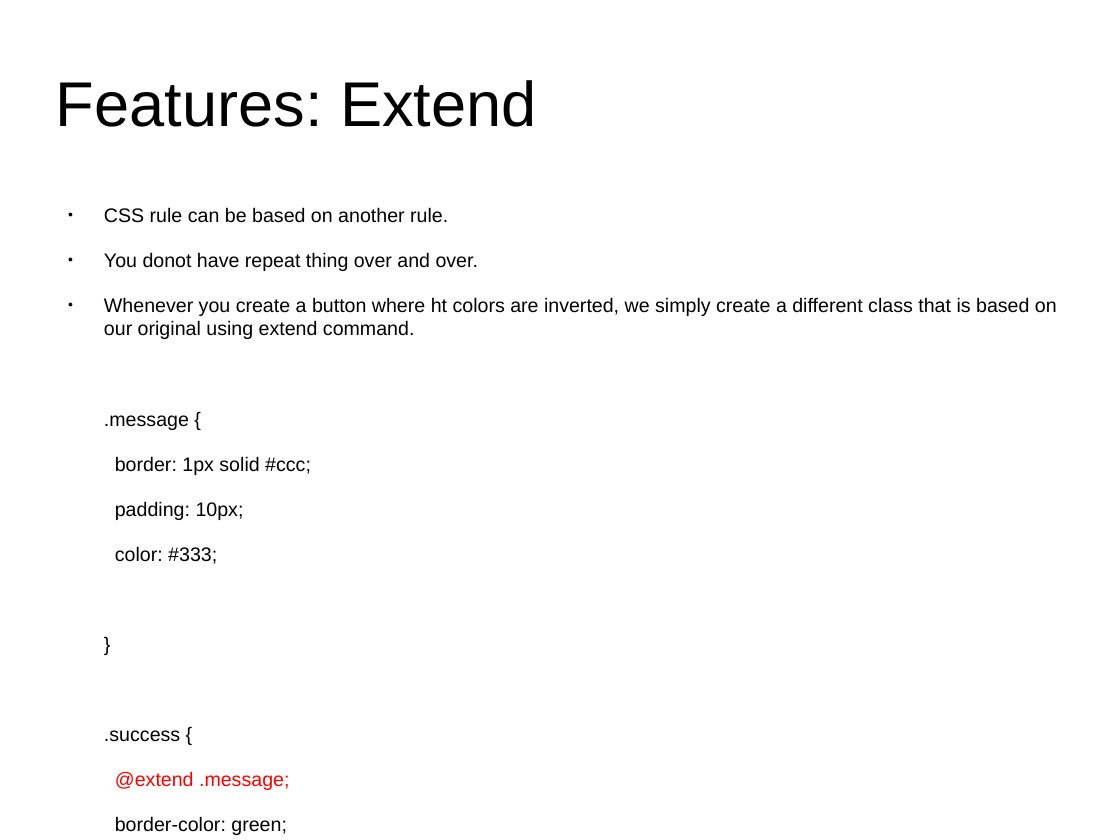
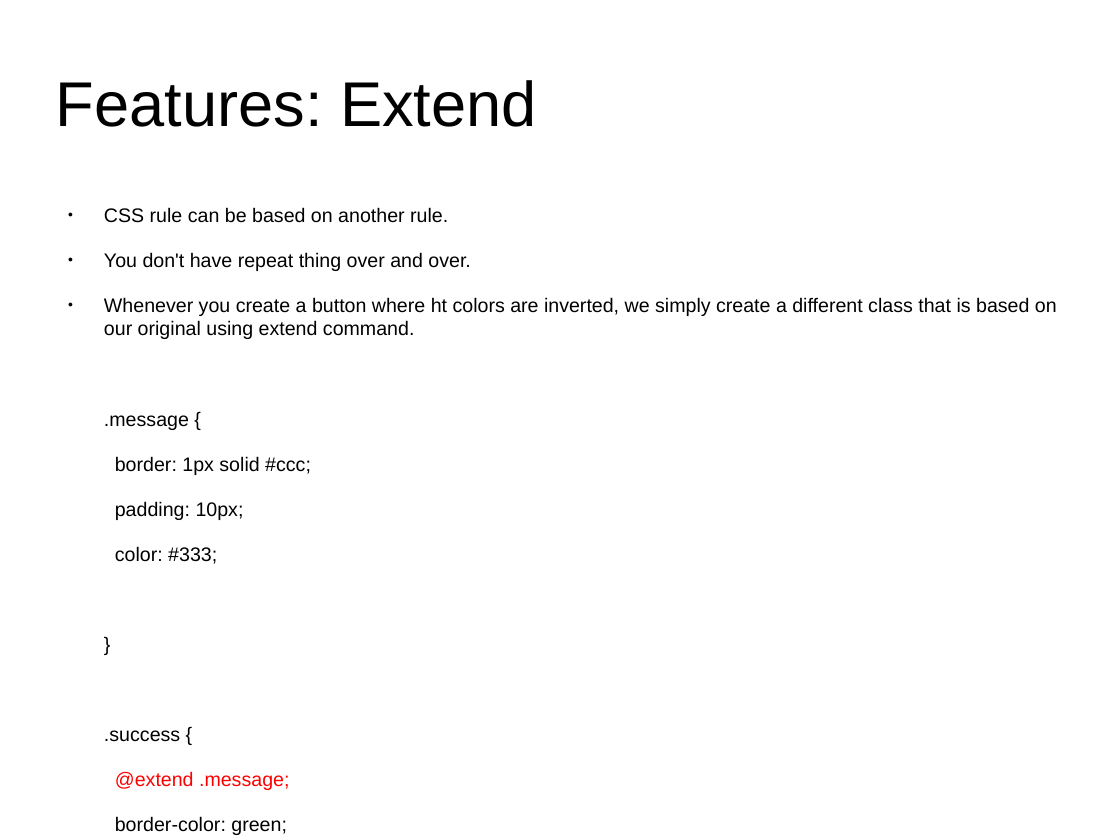
Before and after one commit to anumsh/SASS-Basics, a slide deck: slide 10 of SASS_basics.odp. Drawn at 1120x840 pixels with LibreOffice and Linux fonts; fonts in the diff are those of the drawing; background and template pictures are left out. Boxes give left, top, right and bottom in pixels: in the first picture for what was removed or moved away, otherwise in the second. Text is boxed around its words. In the diff, an @@ line names an element or a change of style, - is before the commit and + after.

Commit message:
edit: recorrect the spelling in slide and move some of the slides up and down for proper sequence

```diff
--- a/SASS_basics.odp
+++ b/SASS_basics.odp
@@ text at box(104, 252, 471, 271): text changed @@
-● You donot have repeat thing over and over.
+● You don't have repeat thing over and over.
```
Also in this commit, not shown: 7 other slides changed, 1 slide added.
